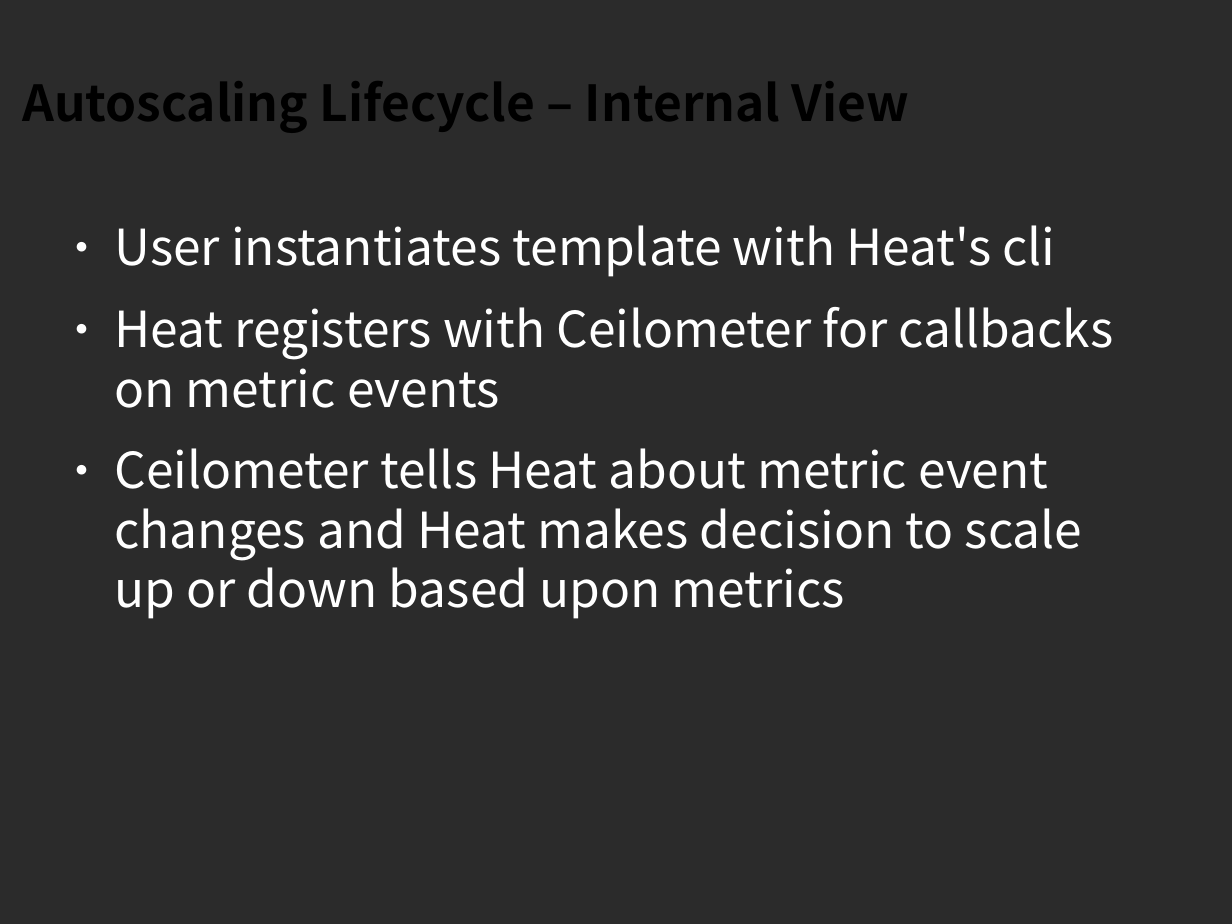
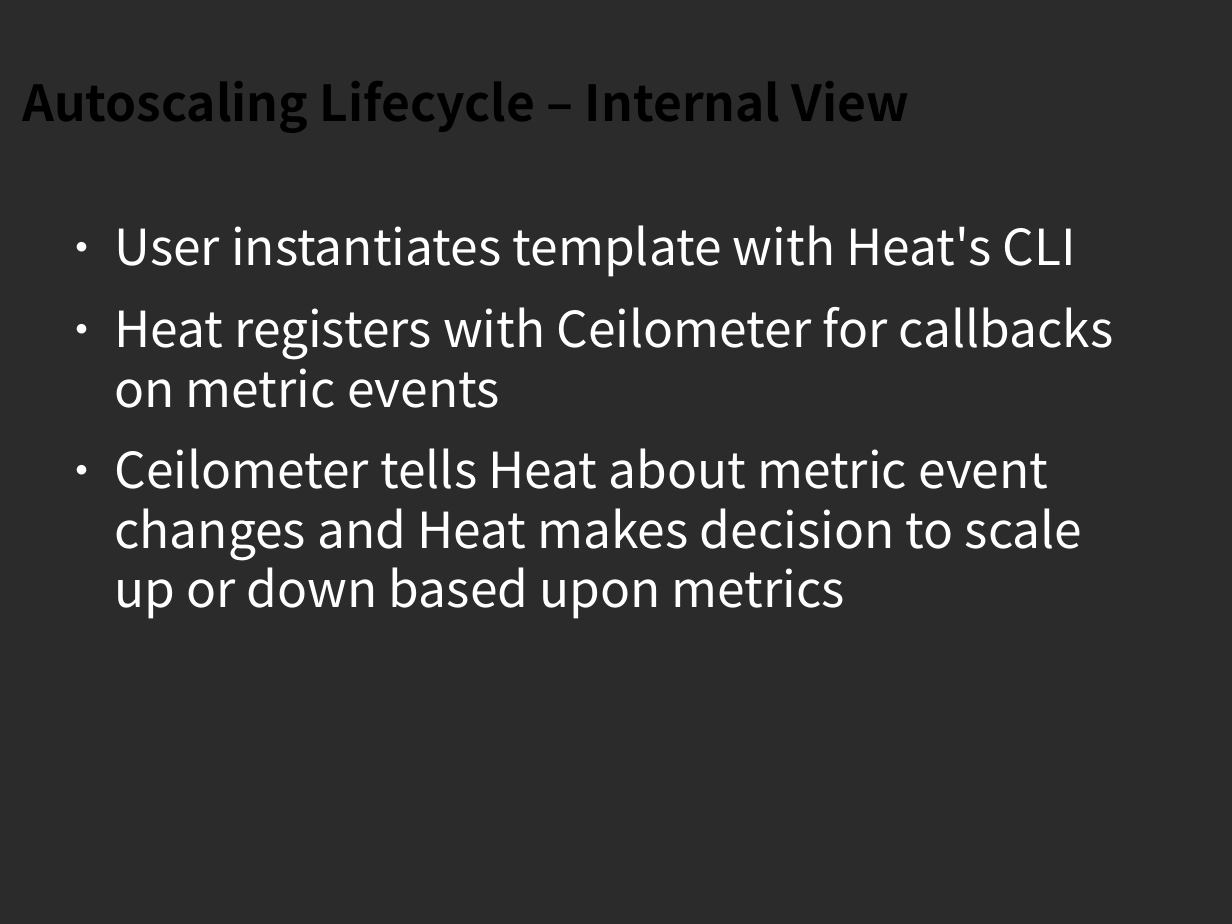
Before and after one commit to sdake/slides, a slide deck: slide 12 of sdake-cloudopen-heat-2013-09/heat-cloudopen-final.odp (slide 11 before the commit). Drawn at 1232x924 pixels with LibreOffice and Linux fonts; fonts in the diff are those of the drawing; background and template pictures are left out; a plain dark background stands for a picture behind light text. Boxes give left, top, right and bottom in pixels: in the first picture for what was removed or moved away, otherwise in the second. Text is boxed around its words. In the diff, an @@ line names an element or a change of style, - is before the commit and + after.

```diff
--- a/sdake-cloudopen-heat-2013-09/heat-cloudopen-final.odp
+++ b/sdake-cloudopen-heat-2013-09/heat-cloudopen-final.odp
@@ text at (x1=114, y1=225, x2=1075, y2=277): text changed @@
-● User instantiates template with Heat's cli
+● User instantiates template with Heat's CLI
```
Also in this commit, not shown: 3 other slides changed, 7 slides added, 1 slide removed, 4 other files.
